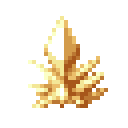
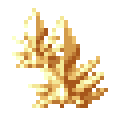
Before/after of a 128x128 layered artwork. What changed in the layer stack:
added layer "Background copy" above "Background" over <box>12,8,64,68</box>
